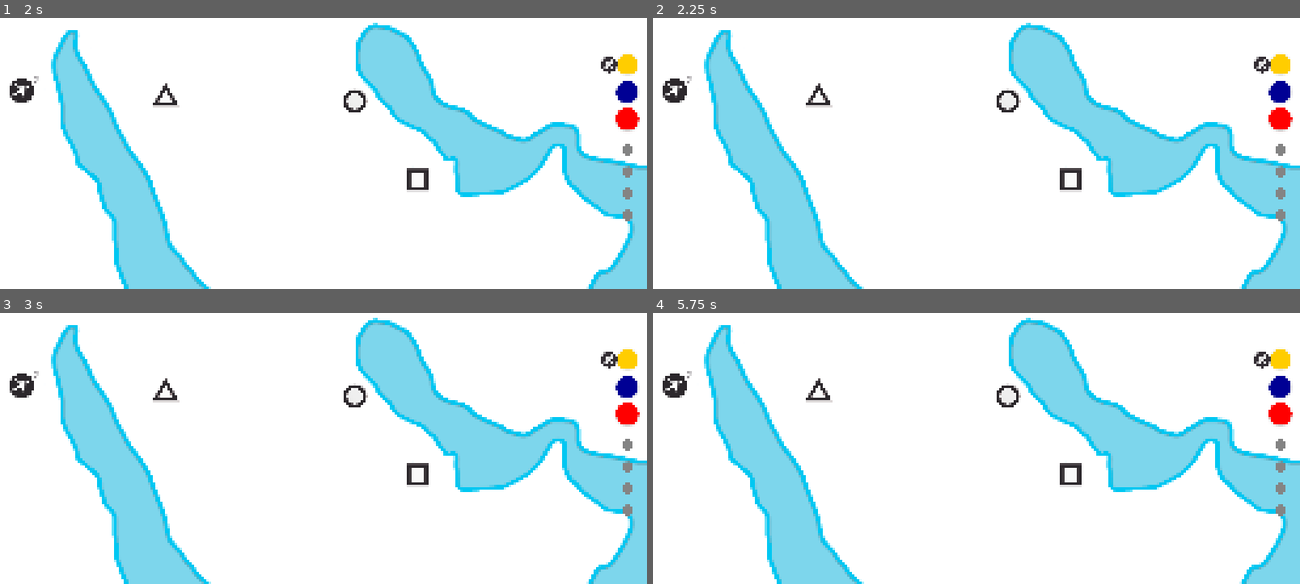
Above: before the commit, frames 1-4 (two rows, left to right).
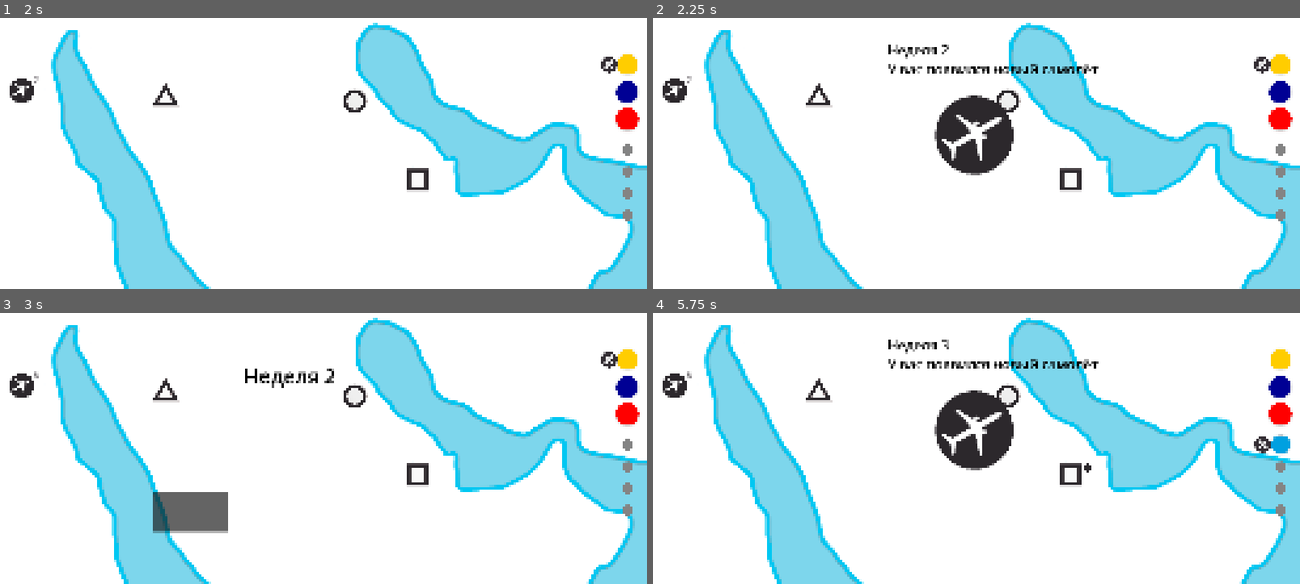
Above: after the commit, the same moments.

Repository: top-it-090304/Holding-Pattern
Game: Godot game, scene res://scene/Main.tscn
Same seed, same stepped clock (60 frames per second), same inputs: the game is played once before the commit and once after it.
Inputs (mouse positions are in pixels of both pictures, inside the frame that each line leads up to):
- Up to frame 1 (2 s): click (627, 64) at 0.5 s; click (627, 64) at 1.25 s
- Up to frame 2 (2.25 s): click (1280, 91) at 2 s
- Up to frame 3 (3 s): click (323, 429) at 2.77 s
- Up to frame 4 (5.75 s): click (840, 510) at 3.52 s; click (1280, 415) at 4.27 s; click (1280, 445) at 5.02 s

Frame 1 is identical in both runs. In frame 2, 3.2% of the frame differs, in the area x 36-69%, y 9-59%; in frame 3, 2.1%; in frame 4, 3.6%, in the area x 5-99%, y 9-59%.
Error before the commit: Attempt to call function 'show' in base 'null instance' on a null instance. (res://scripts/Main.gd:502)

Commit message:
UI: fix bonus button

Diff:
--- a/scripts/Main.gd
+++ b/scripts/Main.gd
@@ -499,16 +499,16 @@
 	Events.stop_plane_add.emit()
 	_stop_line_create()
 	get_tree().paused = true
-	$BonusPlane.show()
+	$UI/BonusPlane.show()
 	GameData.current_week += 1
-	$BonusPlane/Label.text = "Неделя " + str(GameData.current_week) + "\nУ вас появился новый самолёт"
-	$BonusLine/Label.text = "Неделя " + str(GameData.current_week)
+	$UI/BonusPlane/Label.text = "Неделя " + str(GameData.current_week) + "\nУ вас появился новый самолёт"
+	$UI/BonusLine/Label.text = "Неделя " + str(GameData.current_week)
 
 func _on_bonus_plane_pressed() -> void:
 	get_tree().get_nodes_in_group("countPlane")[0].add_bonus_planes(1)
-	$BonusPlane.hide()
+	$UI/BonusPlane.hide()
 	if GameData.lines_data["inactive colors"]:
-		$BonusLine.show()
+		$UI/BonusLine.show()
 	else:
 		get_tree().paused = false
 
@@ -517,5 +517,5 @@
 	inactive_buttons[0].icon = load(path)
 	GameData.lines_data["active colors"].append(GameData.lines_data["inactive colors"].pop_at(0))
 	inactive_buttons.pop_at(0).disabled = false
-	$BonusLine.hide()
+	$UI/BonusLine.hide()
 	get_tree().paused = false
Not shown, changed: Air Rout 0.2.1.apk
Not shown, removed: Air Rout 0.2.1.apk.idsig
Not shown, removed: Air Rout 0.2.apk.idsig
